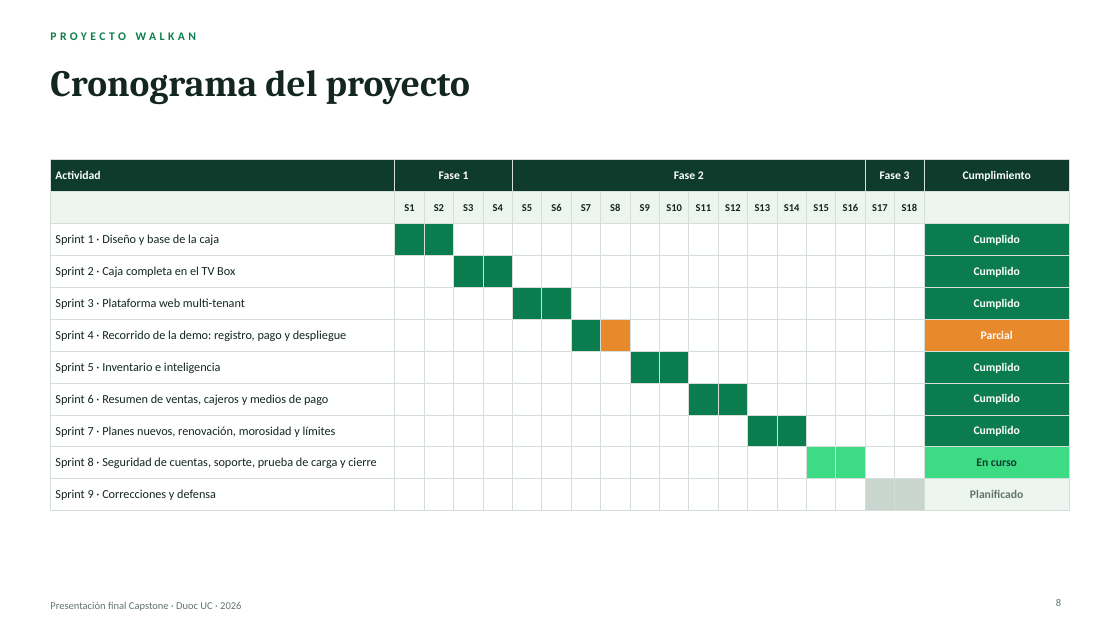
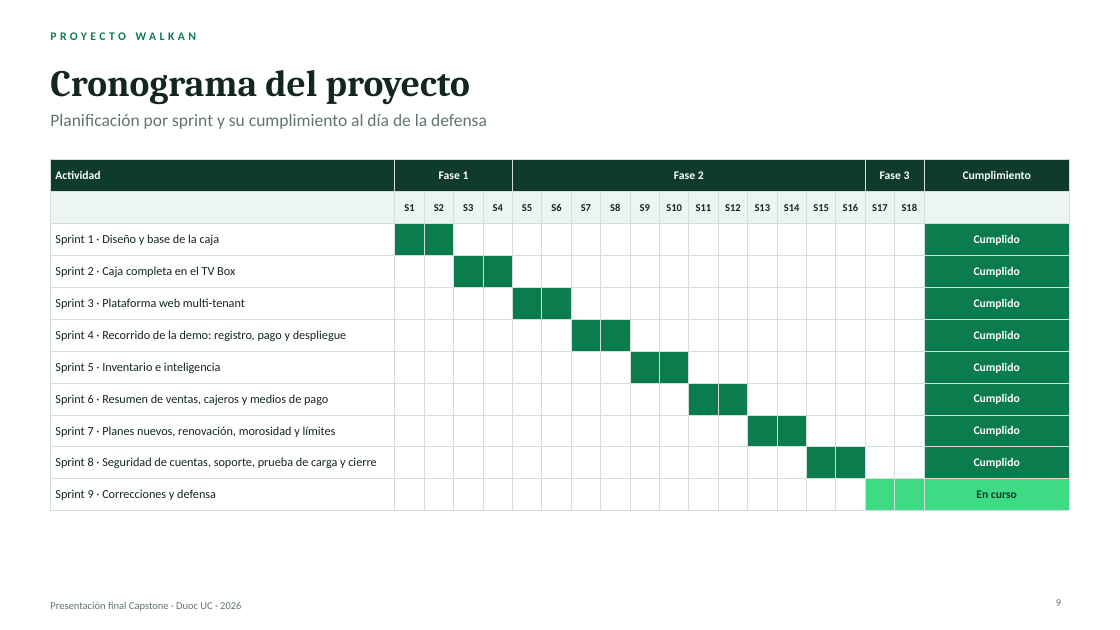
Before and after one commit to Chazito/Walkan, a slide deck: slide 9 of Fase 3/Evidencias Grupales/Presentacion Final.pptx (slide 8 before the commit). Drawn at 1120x630 pixels with LibreOffice and Linux fonts; fonts in the diff are those of the drawing; background and template pictures are left out. Boxes give left, top, right and bottom in pixels: in the first picture for what was removed or moved away, otherwise in the second. Text is boxed around its words. In the diff, an @@ line names an element or a change of style, - is before the commit and + after.

```diff
--- a/Fase 3/Evidencias Grupales/Presentacion Final.pptx
+++ b/Fase 3/Evidencias Grupales/Presentacion Final.pptx
@@ text added at [50,114,487,129], 15 pt, text #62756C @@
+Planificación por sprint y su cumplimiento al día de la defensa
@@ table at [50,160,1070,504] @@
-row 6, column 20: Parcial
+row 6, column 20: Cumplido
-row 10, column 20: En curso
+row 10, column 20: Cumplido
-row 11, column 20: Planificado
+row 11, column 20: En curso
@@ fill #E8892B to #0B7C4E in 2 cells @@
@@ fill #3DDC84 to #0B7C4E in 3 cells @@
@@ fill #C9D6CF to #3DDC84 in 2 cells @@
@@ fill #EDF5F0 to #3DDC84 in row 11, column 20 @@
```
Also in this commit, not shown: 5 other slides changed, 8 slides added, 1 slide removed.
